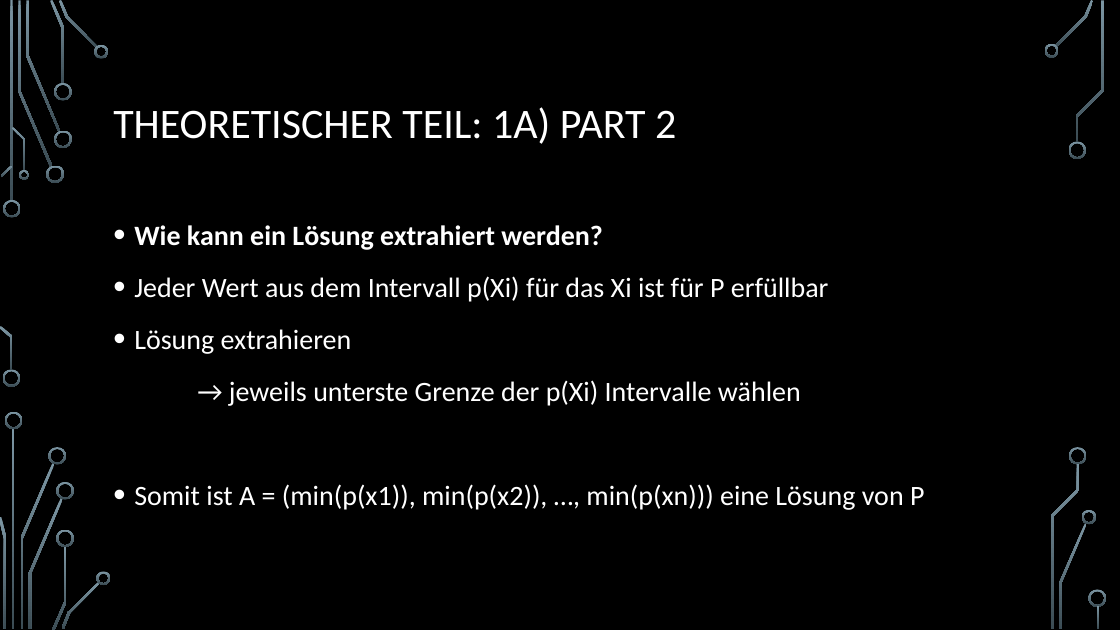
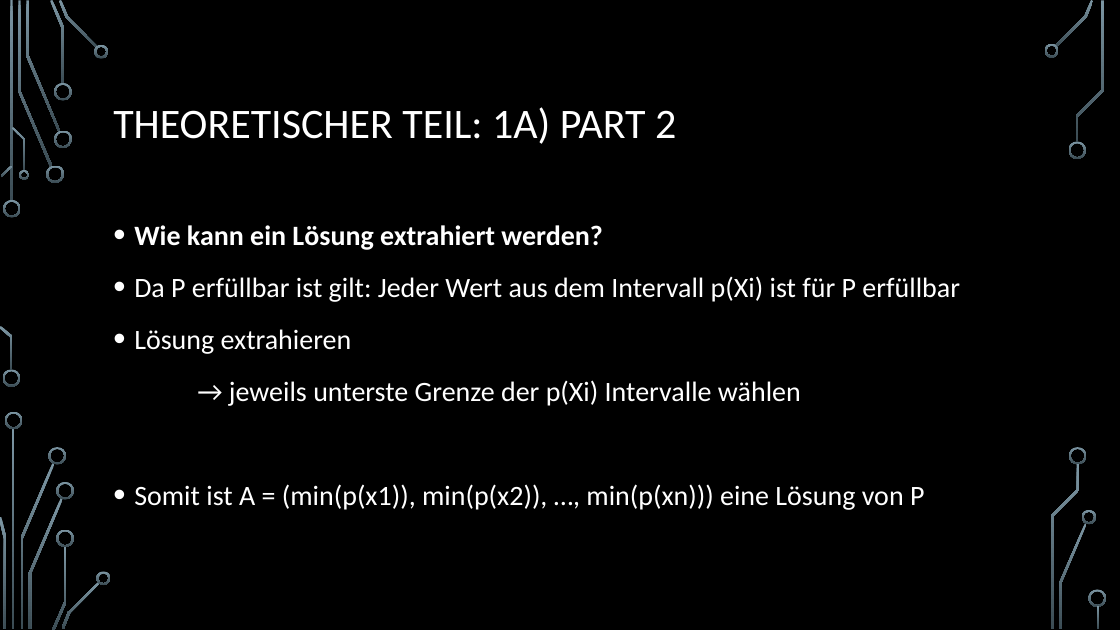
Before and after one commit to Fixeres/HybrideSysteme, a slide deck: slide 5 of src/resources/Hybride systeme_Jörn_seine_Teile.pptx. Drawn at 1120x630 pixels with LibreOffice and Linux fonts; fonts in the diff are those of the drawing; background and template pictures are left out. Boxes give left, top, right and bottom in pixels: in the first picture for what was removed or moved away, otherwise in the second. Text is boxed around its words. In the diff, an @@ line names an element or a change of style, - is before the commit and + after.

```diff
--- a/src/resources/Hybride systeme_Jörn_seine_Teile.pptx
+++ b/src/resources/Hybride systeme_Jörn_seine_Teile.pptx
@@ text at (134,276,960,302): text changed @@
-• Jeder Wert aus dem Intervall p(Xi) für das Xi ist für P erfüllbar
+• Da P erfüllbar ist gilt: Jeder Wert aus dem Intervall p(Xi) ist für P erfüllbar
```
